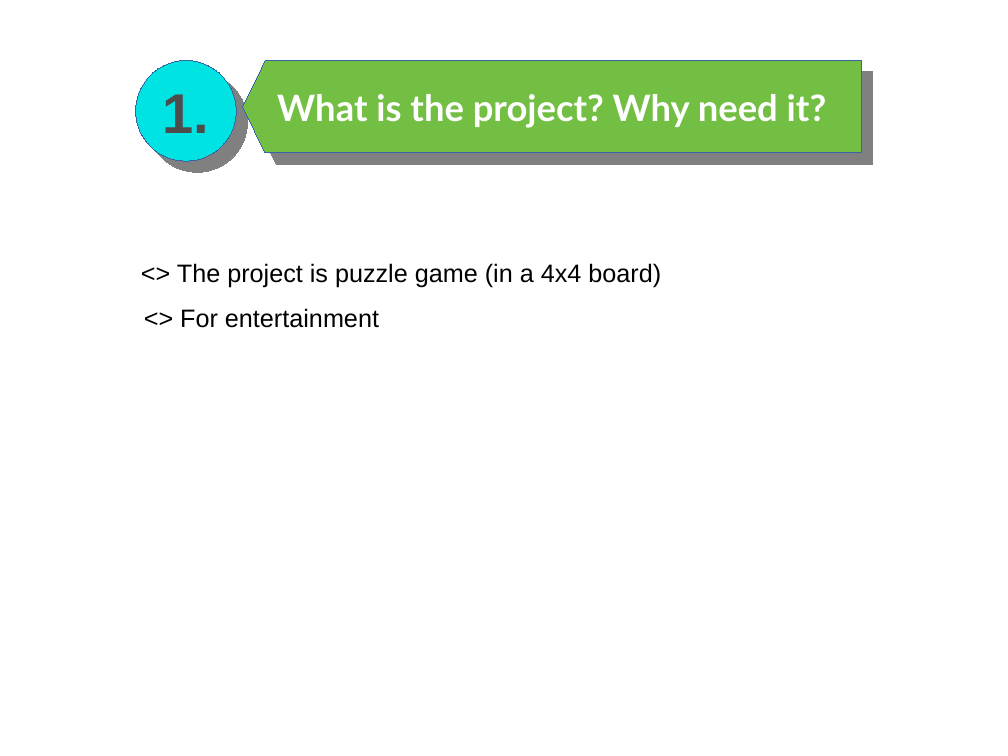
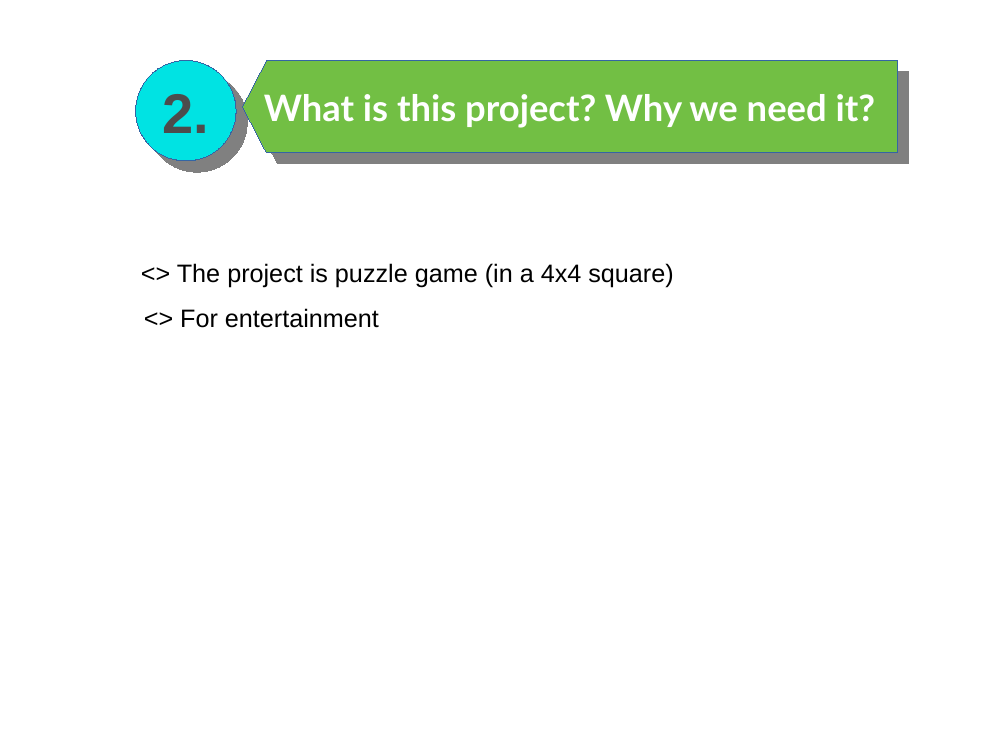
Before and after one commit to Mazedul1737820124/Puzzle-games-for-linux, a slide deck: slide 4 of Presentation.pptx (slide 3 before the commit). Drawn at 1008x756 pixels with LibreOffice and Linux fonts; fonts in the diff are those of the drawing. Boxes give left, top, right and bottom in pixels: in the first picture for what was removed or moved away, otherwise in the second. Text is boxed around its words. In the diff, an @@ line names an element or a change of style, - is before the commit and + after.

```diff
--- a/Presentation.pptx
+++ b/Presentation.pptx
@@ freeform shape "What is this project? Why ...": place and size @@
-freeform shape "What is this project? Why ..." at box(243, 60, 862, 153)
+freeform shape "What is this project? Why ..." at box(243, 60, 897, 153)
@@ text in ellipse at box(163, 94, 210, 133): text changed @@
-1.
+2.
@@ text in freeform shape at box(275, 94, 876, 128): text changed @@
-What is the project? Why need it?
+What is this project? Why we need it?
@@ text at box(177, 263, 673, 287): text changed @@
-<> The project is puzzle game (in a 4x4 board)
+<> The project is puzzle game (in a 4x4 square)
```
Also in this commit, not shown: 15 other slides changed, 1 slide added.
